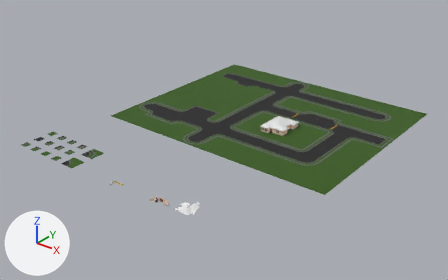
Renders of the Blender file RoadsPathsFences.blend from each side of a commit.
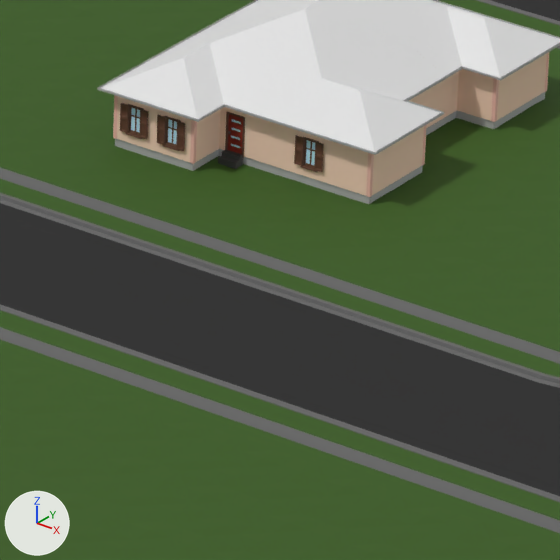
The first picture shows the older version from a 50 mm camera at (295.1, -261.2, 172.5) aimed at (64.8, 26.6, -6.0). The close-ups show both versions on the part from 56% to 67% of the width and 42% to 59% of the height of that picture; other places that the commit changed are outside them. The axes (+X, +Y, +Z) are drawn at lower left. The lights are the same throughout.

The older version as bpy lines, for what is in view:
```python
me_cube_016 = bpy.data.meshes.new('Cube.016')
me_cube_016.from_pydata(...)  # 72 vertices, 72 faces; spans x -0.92..0.92, y -0.03..0.03, z -0.86..0.84
me_cube_016.materials.append(mat_material_001)  # picture img_imphenziapalette01_256_png
me_plane_002 = bpy.data.meshes.new('Plane.002')
me_plane_002.from_pydata(...)  # 12 vertices, 4 faces; spans x -1.25..1.25, y -0.1..0.1, z -2.33..1.47
me_plane_002.materials.append(mat_material_001)  # picture img_imphenziapalette01_256_png
me_plane_003 = bpy.data.meshes.new('Plane.003')
me_plane_003.from_pydata(...)  # 120 vertices, 121 faces; spans x -1.25..1.25, y -0.25..0.2, z -2.33..1.47
me_plane_003.materials.append(mat_material_001)  # picture img_imphenziapalette01_256_png
ob_wall_002 = bpy.data.objects.new('Wall.002', me_plane_002)
ob_wall_002.location = (97.3, 44.8, 2.17)
ob_wall_022 = bpy.data.objects.new('Wall.022', me_plane_002)
ob_wall_022.location = (96.15, 56.15, 2.17)
ob_wall_022.rotation_euler = (0.0, 0.0, 1.571)  # degrees (0, 0, 90)
ob_wallwindow_002 = bpy.data.objects.new('WallWindow.002', me_plane_003)
ob_wallwindow_002.location = (94.8, 44.8, 2.17)
ob_windowshutters_002 = bpy.data.objects.new('WindowShutters.002', me_cube_016)
ob_windowshutters_002.location = (94.78, 44.57, 2.15)
# also in view: 'Road2.014' at (110.0, 25.0, 0.0); 'Grass2.136' at (95.0, 40.0, 0.2); 'RoofGutter.002' at (95.2, 53.6, 4.5); 'Grass2.202' at (75.0, 60.0, 0.2); 'Roof.002' at (92.3, 51.2, 5.9)
```
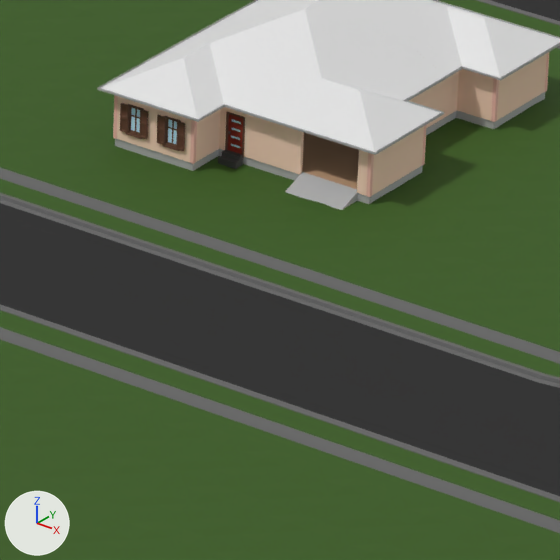
Pixel boxes (x1, y1, x2, y2) of what changed, in the close-ups (560 x 560 px):
'WallGarage.001', added: after (285, 129, 368, 210)
'Wall.002', deleted (beige): before (329, 141, 368, 204)
'WallWindow.002', deleted: before (291, 129, 330, 192)
'WindowShutters.002', deleted (brown): before (294, 135, 324, 172)

What changed in the scene script:
```text
Add me_plane_012:
    me_plane_012.from_pydata(...)  # 88 vertices, 80 faces; spans x -2.5..2.5, y -2.4..3.1, z -2.33..1.47
    me_plane_012.materials.append(mat_material_001)  # picture img_imphenziapalette01_256_png
Remove ob_wall_002:
    ob_wall_002 = bpy.data.objects.new('Wall.002', me_plane_002)
    ob_wall_002.location = (97.3, 44.8, 2.17)
Remove ob_wallwindow_002:
    ob_wallwindow_002 = bpy.data.objects.new('WallWindow.002', me_plane_003)
    ob_wallwindow_002.location = (94.8, 44.8, 2.17)
Remove ob_windowshutters_002:
    ob_windowshutters_002 = bpy.data.objects.new('WindowShutters.002', me_cube_016)
    ob_windowshutters_002.location = (94.78, 44.57, 2.15)
Add ob_wallgarage_001:
    ob_wallgarage_001 = bpy.data.objects.new('WallGarage.001', me_plane_012)
    ob_wallgarage_001.location = (96.05, 44.8, 2.17)
```
